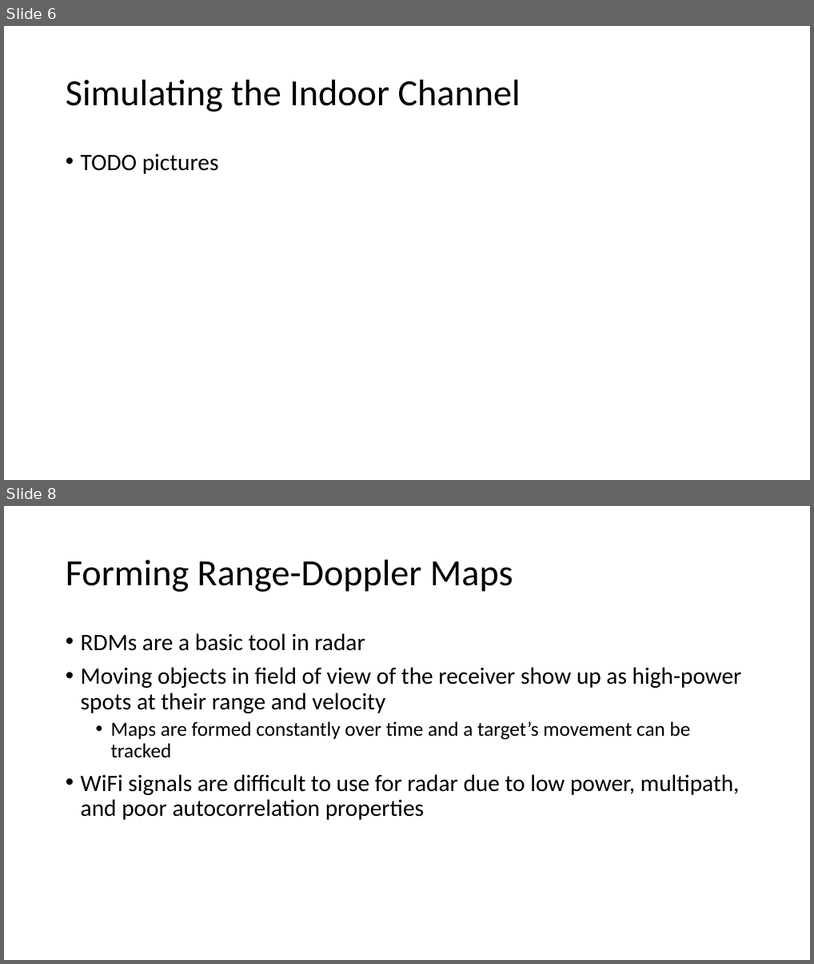
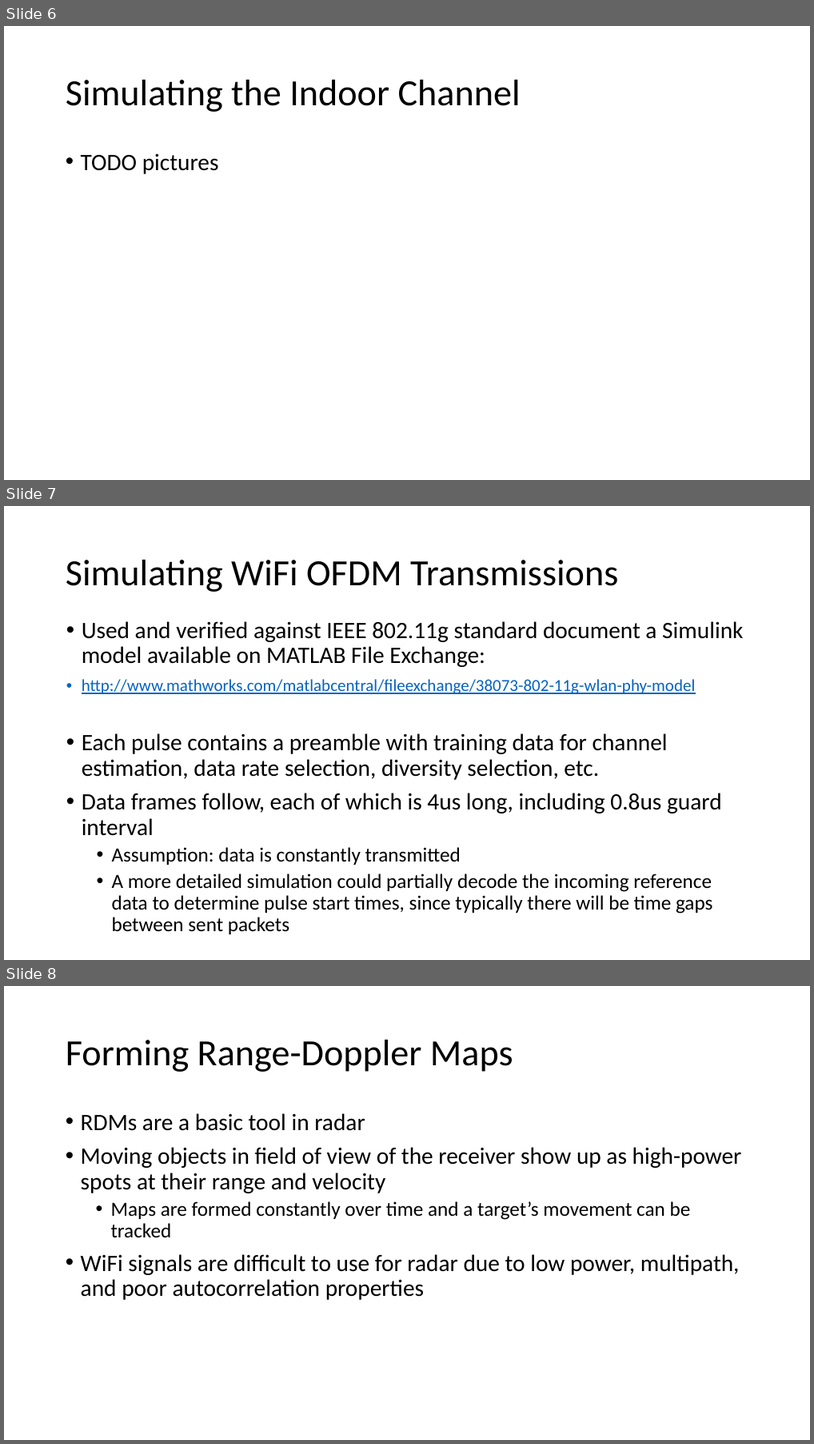
Before and after one commit to USRPMAN/wifi-radar, a slide deck: presentation.pptx. Shown one above the other, each under a label of ours: slides 6 and 8 before the commit, slides 6, 7 and 8 after it; the slides between them are not shown. The pictures are 814x964 and 814x1444 pixels, drawn with LibreOffice and Linux fonts; fonts in the diff are those of the drawing. Boxes give left, top, right and bottom in pixels: in the first picture for what was removed or moved away, otherwise in the second. Text is boxed around its words. In the diff, an @@ line names an element or a change of style, - is before the commit and + after.

Commit message:
slides and fig

```diff
--- a/presentation.pptx
+++ b/presentation.pptx
@@ slide 7 added at [4, 506, 810, 960], background #FFFFFF @@
@@ title added at [66, 560, 618, 592], 44 pt, text #000000 @@
+Simulating WiFi OFDM Transmissions
@@ text added at [82, 621, 743, 934], 28 pt, text #000000 @@
+• Used and verified against IEEE 802.11g standard document a Simulink model available on MATLAB File Exchange:
+• http://www.mathworks.com/matlabcentral/fileexchange/38073-802-11g-wlan-phy-model
+• Each pulse contains a preamble with training data for channel estimation, data rate selection, diversity selection, etc.
+• Data frames follow, each of which is 4us long, including 0.8us guard interval
+  • Assumption: data is constantly transmitted
+  • A more detailed simulation could partially decode the incoming reference data to determine pulse start times, since typically there will be time gaps between sent packets
```
Also in this commit, not shown: 1 slide removed, 1 other file.
